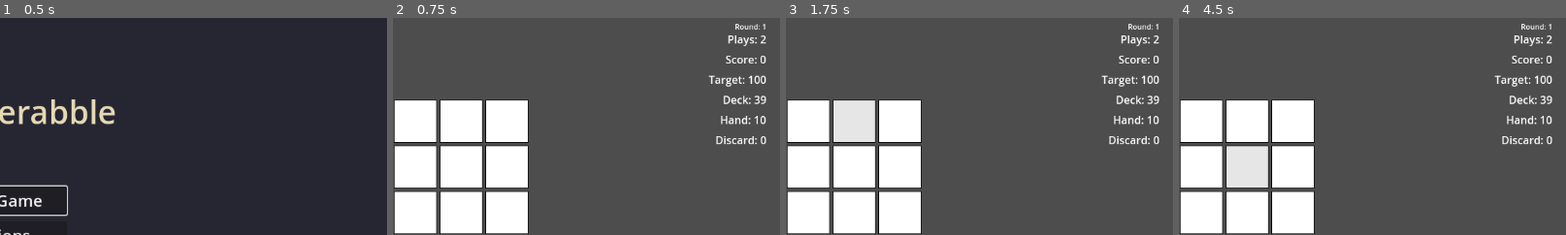
Above: before the commit, frames 1-4 (left to right).
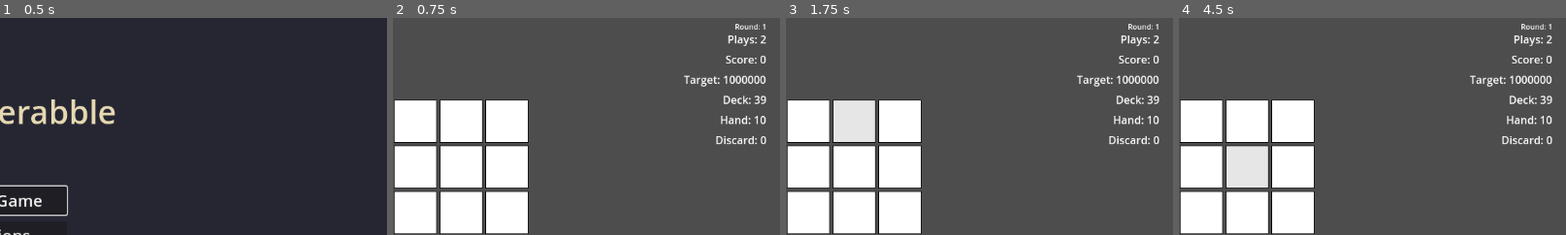
Above: after the commit, the same moments.

Repository: rcmilan/godot-scrabblerabble
Game: Godot game, scene res://scenes/title_screen/TitleScreen.tscn
Same seed, same stepped clock (60 frames per second), same inputs: the game is played once before the commit and once after it.
Inputs (mouse positions are % of the whole screen's width and height, from its top left):
- Up to frame 1 (0.5 s): no input
- Up to frame 2 (0.75 s): click "New Game" at 0.5 s
- Up to frame 3 (1.75 s): tap Enter (ui_accept) at 1.25 s; drag from (35, 24) to (60, 28) at 1.27 s
- Up to frame 4 (4.5 s): tap Enter (ui_accept) every 0.75 s from 2 to 4.25 s; drag from (41, 24) to (45, 70) at 2.02 s; move the mouse to (47, 24) at 2.77 s; hold D 2.78-3.5 s; hold Z (discard_tiles) 2.78-3.5 s; click (47, 24) at 2.92 s; drag from (53, 24) to (20, 35) at 3.52 s; drag from (59, 24) to (55, 50) at 4.27 s
The pictures show only the part of the screen within x 50-100%, y 0-50%; the shares and areas given below are measured in that part.

Frame 1 is identical in both runs. In frame 2, 0.5% of the frame differs, in the area x 75-97%, y 26-32%; in frame 3, 0.5%; in frame 4, 0.5%.

Commit message:
feat: Update base target score to 1,000,000 and improve round setup handling

Diff:
--- a/Data/Progression/progression_config.gd
+++ b/Data/Progression/progression_config.gd
@@ -4,7 +4,7 @@
 ## ProgressionConfig: Data resource for progression scaling parameters.
 ## Edit in inspector or create multiple .tres files for different difficulties.
 
-@export var base_target_score: int = 100
+@export var base_target_score: int = 1000000
 @export var target_score_increment: int = 50
 
 ## Board size thresholds: processed in order, first match wins.
--- a/Data/Progression/progression_default.tres
+++ b/Data/Progression/progression_default.tres
@@ -4,7 +4,7 @@
 
 [resource]
 script = ExtResource("1_config")
-base_target_score = 100
+base_target_score = 1000000
 target_score_increment = 50
 board_size_thresholds = [{"up_to_round": 1, "size": Vector2i(6, 6)}, {"up_to_round": 2, "size": Vector2i(7, 7)}]
 max_board_size = Vector2i(8, 8)
--- a/autoload/game_manager.gd
+++ b/autoload/game_manager.gd
@@ -43,7 +43,7 @@
 
 const DEFAULT_HAND_SIZE: int = 10
 const DEFAULT_PLAYS_PER_ROUND: int = 2
-const DEFAULT_TARGET_SCORE: int = 100
+const DEFAULT_TARGET_SCORE: int = 1000000
 
 
 func _ready() -> void:
--- a/scenes/main.gd
+++ b/scenes/main.gd
@@ -71,6 +71,9 @@
 	# Deactivate controller during setup
 	_gameplay_controller.deactivate()
 
+	# Cancel any in-flight animations from the previous round before freeing tiles
+	TileAnimator.cancel_all()
+
 	# Configure board size for this round
 	board.resize_board(config.board_rows, config.board_columns)
 	board.clear_board()
